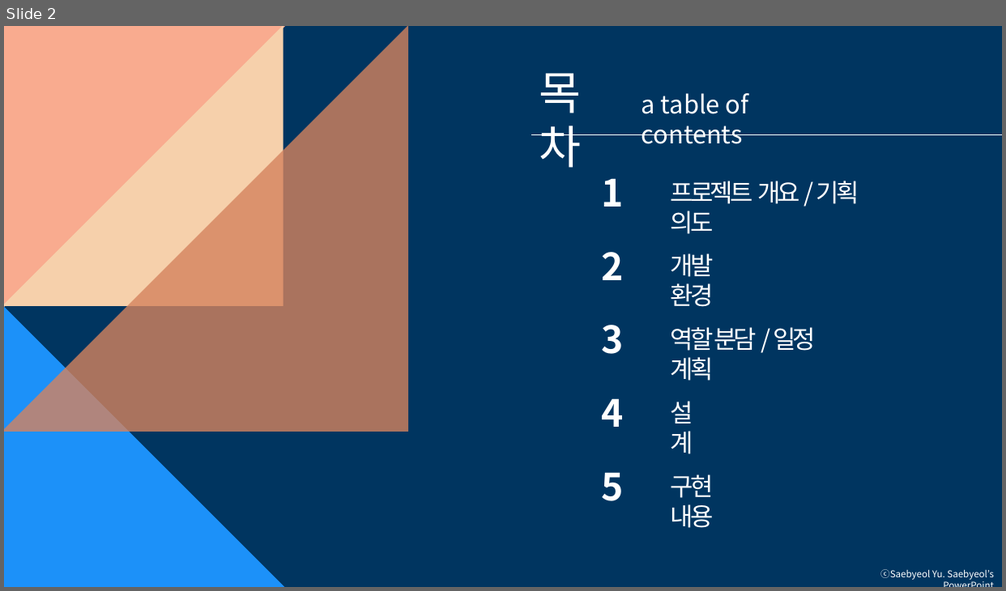
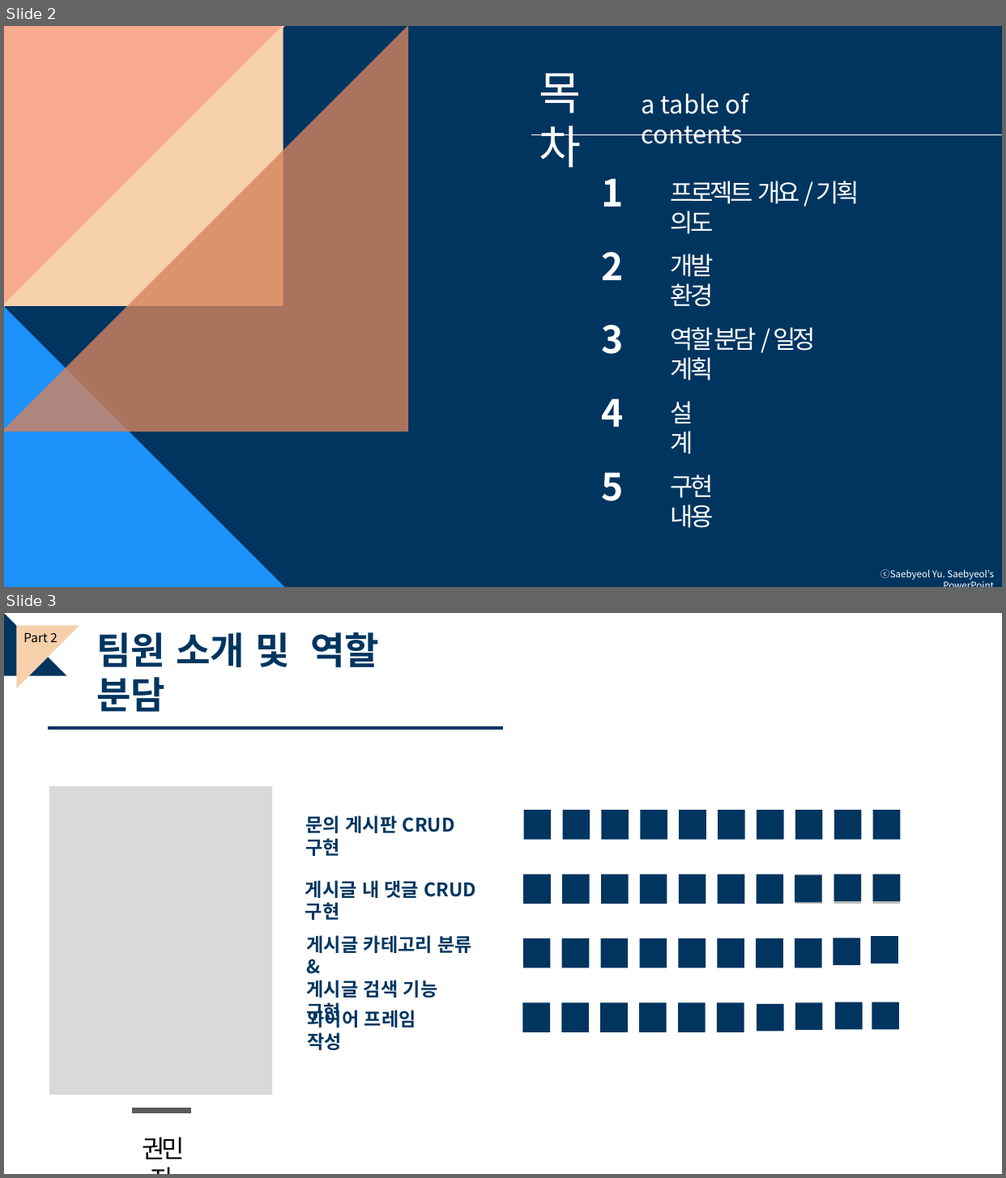
Before and after one commit to kwonminji-v/FinalProject_Book, a slide deck: 프로젝트 ppt/최종 ppt 템플릿.pptx. Shown one above the other, each under a label of ours: slide 2 before the commit, slides 2 and 3 after it. The pictures are 1006x591 and 1006x1178 pixels, drawn with LibreOffice and Linux fonts; fonts in the diff are those of the drawing. Boxes give left, top, right and bottom in pixels: in the first picture for what was removed or moved away, otherwise in the second. Text is boxed around its words. In the diff, an @@ line names an element or a change of style, - is before the commit and + after.

```diff
--- a/프로젝트 ppt/최종 ppt 템플릿.pptx
+++ b/프로젝트 ppt/최종 ppt 템플릿.pptx
@@ slide 3 added at <box>4,613,1002,1174</box>, background #FFFFFF @@
@@ right triangle added at <box>4,613,67,676</box>, fill #003560 @@
@@ right triangle added at <box>17,626,79,688</box>, fill #F6D0AB @@
@@ text added at <box>23,632,57,642</box>, 12 pt, text #000000 @@
+Part 2
@@ text added at <box>96,632,379,712</box>, 36 pt, text #003560, bold @@
+팀원 소개 및 역할 분담
@@ line added from (49, 728) to (503, 728), #003560 3 pt @@
@@ rectangle added at <box>49,786,272,1095</box>, fill #D9D9D9 @@
@@ rectangle added at <box>795,875,821,902</box>, fill #003560 @@
@@ rectangle added at <box>834,875,861,901</box>, fill #003560 @@
@@ rectangle added at <box>873,875,900,901</box>, fill #003560 @@
@@ group added at <box>305,810,900,1050</box>: 34 rectangles, 4 texts @@
+문의 게시판 CRUD 구현
+게시글 카테고리 분류 &
+게시글 검색 기능 구현
+와이어 프레임 작성
+게시글 내 댓글 CRUD 구현
@@ rectangle added at <box>833,938,860,965</box>, fill #003560 @@
@@ rectangle added at <box>871,936,898,964</box>, fill #003560 @@
@@ rectangle added at <box>756,1004,783,1032</box>, fill #003560 @@
@@ rectangle added at <box>795,1003,822,1030</box>, fill #003560 @@
@@ rectangle added at <box>835,1003,862,1029</box>, fill #003560 @@
@@ rectangle added at <box>872,1003,899,1029</box>, fill #003560 @@
@@ line added from (132, 1111) to (191, 1111), #595959 6 pt @@
@@ text added at <box>142,1137,185,1160</box>, 24 pt, text #000000 @@
+권민지
```
Also in this commit, not shown: 13 slides changed, 9 other slides added, 15 slides removed, 25 other files.
